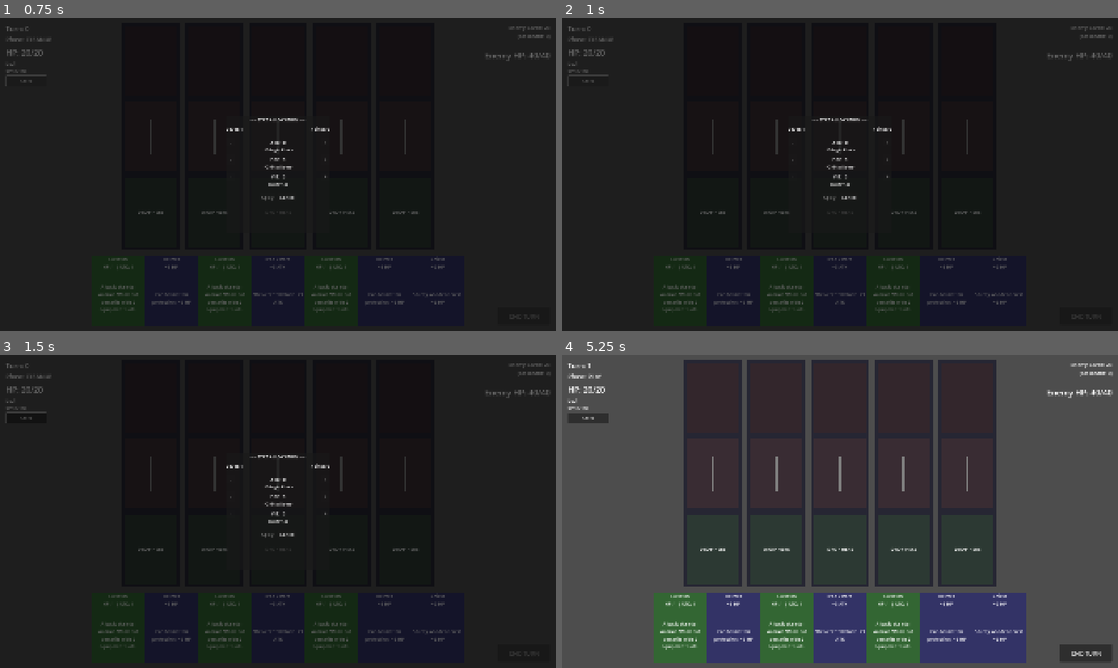
Above: before the commit, frames 1-4 (two rows, left to right).
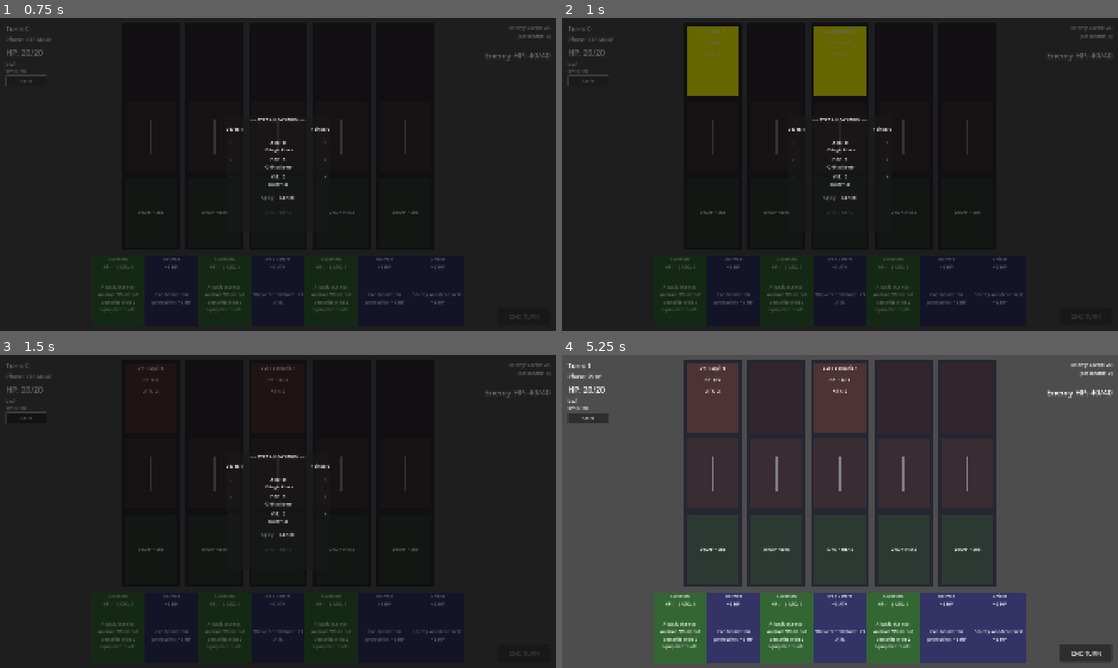
Above: after the commit, the same moments.

Repository: KaylaKZJ/deadhand
Game: Godot game, scene res://scenes/main.tscn
The game is run twice, just before and just after one commit, with the same random seed, the same clock (stepped at 60 frames per second) and the same inputs.
Inputs:
- Up to frame 1 (0.75 s): click "Stats" at 0.5 s
- Up to frame 2 (1 s): no input
- Up to frame 3 (1.5 s): click "Stats" at 1.25 s
- Up to frame 4 (5.25 s): click "END TURN" at 2 s; click "END TURN" at 2.75 s; click "END TURN" at 3.5 s; click "Stats" at 4.25 s; click "Cancel" at 5 s

Frame 1 is identical in both runs. In frame 2, 4.2% of the frame differs, in the area x 22-55%, y 2-25%; in frame 3, 0.1%; in frame 4, 4.2%, in the area x 22-99%, y 2-25%.
Error before the commit: Invalid call. Nonexistent function 'has_space_for_spawn' in base 'Node2D (Lane)'. (res://scripts/managers/enemy_ai.gd:168)

Commit message:
fix(combat): prevent player overflow while enemies are alive in a lane
lane.gd — resolve_combat():
- Player overflow to enemy HP now only triggers if the untargeted column
  is also empty. Previously the check re-read the dying unit's current_hp
  (unreliable due to deferred queue_free), causing false negatives. Now we
  explicitly check the column we did NOT target:
    - Targeted column 1 → check column 2 for a living unit
    - Targeted column 2 (ranged) → check column 1 for a living unit
- Direct damage path (no combat_happened) now also checks any_enemy_alive
  across both columns before dealing damage to enemy HP. Previously a melee
  unit with no column 1 target would deal direct damage even with a live
  Archer in column 2.

lane.gd — archer combat:
- Column 2 ranged units fire every combat phase from spawn position,
  targeting the player unit if present, or dealing direct player HP damage
  if the lane is undefended.

lane.gd — advance_enemies():
- Ranged units in column 2 skip the advance step and hold their spawn
  position permanently.

lane.gd — general:
- Add get_spawn_column() helper: returns 1 or 2 based on
  combat_manager.enemy_columns_count, defaults to 2
- Add has_space_for_spawn() helper: checks the configured spawn column
- Update has_enemy_unit(), is_empty(), get_lane_state(), get_enemy_in_column()
  to respect single-column mode via get_spawn_column()

Diff:
--- a/scripts/board/lane.gd
+++ b/scripts/board/lane.gd
@@ -18,6 +18,9 @@
 var deck_manager: DeckManager = null  # Reference to deck manager for discarding
 var combat_manager: CombatManager = null  # Reference for passing to units
 
+# NOTE: The board supports either 2 enemy columns (spawn + battle) or a single enemy
+# column. Use combat_manager.enemy_columns_count (1 or 2) to decide behavior.
+
 # References to spawn positions
 @onready var column_0_spawn: Marker2D = $Column0Spawn  # Player spawn (bottom)
 @onready var column_1_spawn: Marker2D = $Column1Spawn  # Enemy battle spawn (middle)
@@ -62,29 +65,31 @@
 
 func summon_enemy_unit(unit_data: BodyCardResource, column: int = 2, level: int = 1) -> Unit:
 	"""Summon an enemy unit to specified column (default: column 2 = spawn position)"""
-	if column == 2:
+	# Map requested column to actual column based on configured enemy columns
+	var spawn_col = get_spawn_column()
+	var actual_col = column
+	if column == 2 and spawn_col == 1:
+		actual_col = 1
+
+	if actual_col == 2:
 		if column_2_unit != null:
 			print("Lane %d already has an enemy unit in column 2!" % lane_index)
 			return null
-
 		var unit = _create_unit(unit_data, false, 2, level)
 		column_2_unit = unit
-
 		# Visual spawn effect - flash the unit
 		if unit and unit.background:
 			var original_color = unit.background.color
-			unit.background.color = Color.YELLOW  # Flash yellow
+			unit.background.color = Color.YELLOW
 			await get_tree().create_timer(0.3).timeout
 			if unit and is_instance_valid(unit) and unit.background:
 				unit.background.color = original_color
-
 		unit_summoned.emit(unit, false, 2)
 		return unit
-	elif column == 1:
+	elif actual_col == 1:
 		if column_1_unit != null:
 			print("Lane %d already has an enemy unit in column 1!" % lane_index)
 			return null
-
 		var unit = _create_unit(unit_data, false, 1, level)
 		column_1_unit = unit
 		unit_summoned.emit(unit, false, 1)
@@ -99,13 +104,19 @@
 	var unit_scene = load("res://scenes/cards/unit_on_board.tscn")
 	var unit: Unit = unit_scene.instantiate()
 
-	# Position the unit based on column
+	# Position the unit based on column. If the game is configured to use a single
+	# enemy column, a requested column 2 will be placed at column 1 spawn.
 	var spawn_marker: Marker2D = null
-	if column == 0 and column_0_spawn:
+	var spawn_col = get_spawn_column()
+	var actual_col = column
+	if column == 2 and spawn_col == 1:
+		actual_col = 1
+
+	if actual_col == 0 and column_0_spawn:
 		spawn_marker = column_0_spawn
-	elif column == 1 and column_1_spawn:
+	elif actual_col == 1 and column_1_spawn:
 		spawn_marker = column_1_spawn
-	elif column == 2 and column_2_spawn:
+	elif actual_col == 2 and column_2_spawn:
 		spawn_marker = column_2_spawn
 
 	if spawn_marker:
@@ -162,14 +173,15 @@
 
 	var combat_happened = false  # Track if units actually fought
 
-	# Player unit attacks (prioritize Column 1, then Column 2)
+    # Player unit attacks (prioritize Column 1, then Column 2 if present)
 	if column_0_unit:
 		var player_target = null
 
 		# Find target: Column 1 first, then Column 2 (only if ranged)
+		var spawn_col = get_spawn_column()
 		if column_1_unit:
 			player_target = column_1_unit
-		elif column_2_unit and column_0_unit.attack_range == "ranged":
+		elif spawn_col == 2 and column_2_unit and column_0_unit.attack_range == "ranged":
 			# Only ranged units can attack column 2 (spawn position)
 			player_target = column_2_unit
 
@@ -179,8 +191,15 @@
 
 			await column_0_unit.attack_target(player_target)
 
-			# Check for overflow damage from player attack
-			if player_target and player_target.current_hp < 0:
+			# Only grant overflow if no other living enemy remains in this lane.
+			# Check the column we didn't target — the target itself is already dead/dying.
+			var untargeted_enemy_alive: bool
+			if player_target == column_1_unit:
+				untargeted_enemy_alive = column_2_unit != null and is_instance_valid(column_2_unit) and column_2_unit.current_hp > 0
+			else:
+				# Targeted column 2 (ranged attack)
+				untargeted_enemy_alive = column_1_unit != null and is_instance_valid(column_1_unit) and column_1_unit.current_hp > 0
+			if player_target and player_target.current_hp < 0 and not untargeted_enemy_alive:
 				overflow_to_enemy = abs(player_target.current_hp)
 				print("⚠️ Player overflow: %d damage goes to enemy!" % overflow_to_enemy)
 
@@ -204,8 +223,26 @@
 			await column_1_unit.play_attack_animation()
 			overflow_to_player = column_1_unit.current_attack
 
-	# If player unit exists but didn't engage in combat - direct damage to enemy HP
-	if column_0_unit and not combat_happened:
+	# Column 2 ranged unit: fires even from spawn position
+	if column_2_unit and is_instance_valid(column_2_unit) and column_2_unit.current_hp > 0:
+		if column_2_unit.card_data and column_2_unit.card_data.attack_range == "ranged":
+			if column_0_unit and is_instance_valid(column_0_unit) and column_0_unit.current_hp > 0:
+				print("\n=== Lane %d Archer Fire ===" % lane_index)
+				await column_2_unit.attack_target(column_0_unit)
+				if column_0_unit and column_0_unit.current_hp < 0:
+					overflow_to_player += abs(column_0_unit.current_hp)
+					print("⚠️ Archer overflow: %d damage goes to player!" % overflow_to_player)
+				print("=================\n")
+			else:
+				# Undefended lane - archer fires directly at player
+				print("Lane %d: %s fires at player directly for %d damage!" % [lane_index, column_2_unit.card_data.card_name, column_2_unit.current_attack])
+				await column_2_unit.play_attack_animation()
+				overflow_to_player += column_2_unit.current_attack
+
+	# If player unit exists but didn't engage in combat and no enemies are alive - direct damage to enemy HP
+	var any_enemy_alive = (column_1_unit and is_instance_valid(column_1_unit) and column_1_unit.current_hp > 0) \
+						or (column_2_unit and is_instance_valid(column_2_unit) and column_2_unit.current_hp > 0)
+	if column_0_unit and not combat_happened and not any_enemy_alive:
 		print("Lane %d: %s attacks enemy directly for %d damage!" % [lane_index, column_0_unit.card_data.card_name, column_0_unit.get_total_attack()])
 		await column_0_unit.play_attack_animation()
 		overflow_to_enemy = column_0_unit.get_total_attack()
@@ -214,21 +251,29 @@
 
 func advance_enemies():
 	"""Move enemies forward one column (column 2 -> column 1)"""
-	# Only advance from column 2 to column 1 if column 1 is empty
-	if column_2_unit and not column_1_unit:
-		print("Lane %d: %s advances from spawn to battle position!" % [lane_index, column_2_unit.card_data.card_name])
-
-		# Move the unit reference
-		column_1_unit = column_2_unit
-		column_2_unit = null
-
-		# Update unit's column position
-		column_1_unit.set_column(1)
-
-		# Animate movement to new position
-		if column_1_spawn:
-			var tween = create_tween()
-			tween.tween_property(column_1_unit, "position", column_1_spawn.position, 0.5)
+	# If the game uses a spawn column (2), advance from 2 -> 1. If only a single
+	# enemy column is active (spawn == 1) this is a no-op.
+	if get_spawn_column() == 2:
+		# Only advance from column 2 to column 1 if column 1 is empty
+		if column_2_unit and not column_1_unit:
+			# Ranged units in column 2 never advance — they hold position and fire from spawn
+			if column_2_unit.card_data and column_2_unit.card_data.attack_range == "ranged":
+				print("Lane %d: %s holds position (ranged)" % [lane_index, column_2_unit.card_data.card_name])
+				return
+
+			print("Lane %d: %s advances from spawn to battle position!" % [lane_index, column_2_unit.card_data.card_name])
+
+			# Move the unit reference
+			column_1_unit = column_2_unit
+			column_2_unit = null
+
+			# Update unit's column position
+			column_1_unit.set_column(1)
+
+			# Animate movement to new position
+			if column_1_spawn:
+				var tween = create_tween()
+				tween.tween_property(column_1_unit, "position", column_1_spawn.position, 0.5)
 
 func has_player_unit() -> bool:
 	"""Check if there's a player unit in this lane"""
@@ -240,10 +285,19 @@
 
 func has_enemy_unit() -> bool:
 	"""Check if there's an enemy unit in this lane (any column)"""
-	return column_1_unit != null or column_2_unit != null
+	if get_spawn_column() == 2:
+		return column_1_unit != null or column_2_unit != null
+	else:
+		# Single-column mode: only column 1 is used for enemies
+		return column_1_unit != null
 
 func get_enemy_in_column(column: int) -> Unit:
 	"""Get enemy unit in specified column"""
+	# Map requested column to actual column in single-column mode
+	var spawn_col = get_spawn_column()
+	if column == 2 and spawn_col == 1:
+		column = 1
+
 	if column == 1:
 		return column_1_unit
 	elif column == 2:
@@ -252,22 +306,48 @@
 
 func is_empty() -> bool:
 	"""Check if lane is completely empty"""
-	return column_0_unit == null and column_1_unit == null and column_2_unit == null
+	if get_spawn_column() == 2:
+		return column_0_unit == null and column_1_unit == null and column_2_unit == null
+	else:
+		return column_0_unit == null and column_1_unit == null
 
 func get_lane_state() -> String:
 	"""Get debug info about this lane"""
 	var col0_info = "Empty"
 	var col1_info = "Empty"
-	var col2_info = "Empty"
+	var col2_info = "(N/A)"
 
 	if column_0_unit:
 		col0_info = column_0_unit.get_unit_info()
 	if column_1_unit:
 		col1_info = column_1_unit.get_unit_info()
-	if column_2_unit:
+	if get_spawn_column() == 2 and column_2_unit:
 		col2_info = column_2_unit.get_unit_info()
 
-	return "Lane %d | Player(C0): %s | Enemy(C1): %s | Enemy(C2): %s" % [lane_index, col0_info, col1_info, col2_info]
+	if get_spawn_column() == 2:
+		return "Lane %d | Player(C0): %s | Enemy(C1): %s | Enemy(C2): %s" % [lane_index, col0_info, col1_info, col2_info]
+	else:
+		return "Lane %d | Player(C0): %s | Enemy(C1): %s" % [lane_index, col0_info, col1_info]
+
+
+func get_spawn_column() -> int:
+	"""Return the configured spawn column (1 or 2). Defaults to 2 when no combat_manager set."""
+	if combat_manager:
+		if combat_manager.enemy_columns_count == 1:
+			return 1
+		else:
+			return 2
+	# Default to 2 if no manager available
+	return 2
+
+
+func has_space_for_spawn() -> bool:
+	"""Return true if the configured spawn column is empty for a new enemy."""
+	var spawn_col = get_spawn_column()
+	if spawn_col == 2:
+		return column_2_unit == null
+	else:
+		return column_1_unit == null
 
 func is_point_in_player_zone(point: Vector2) -> bool:
 	"""Check if a global position is within this lane's player drop zone (column 0)"""
